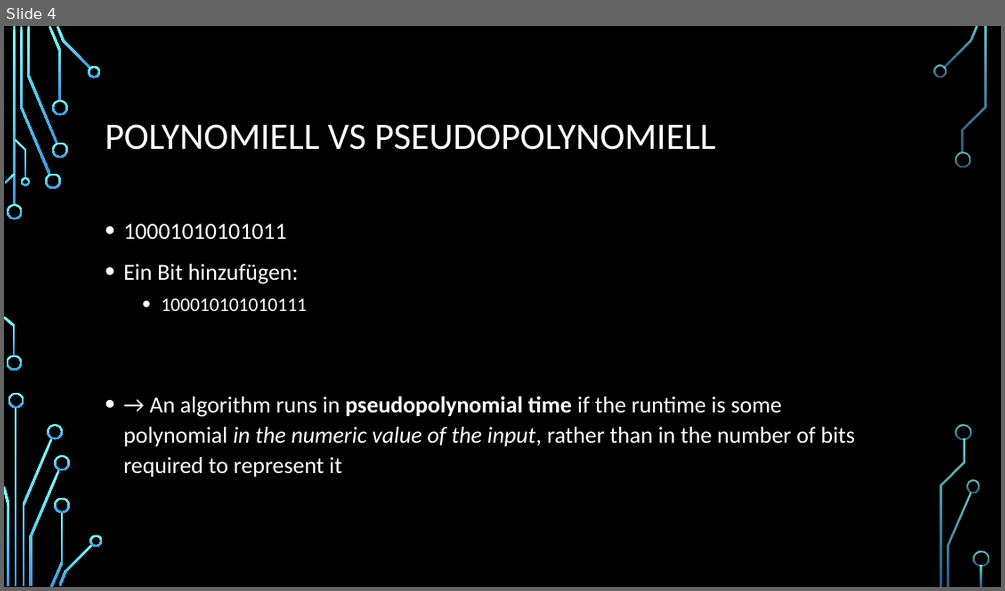
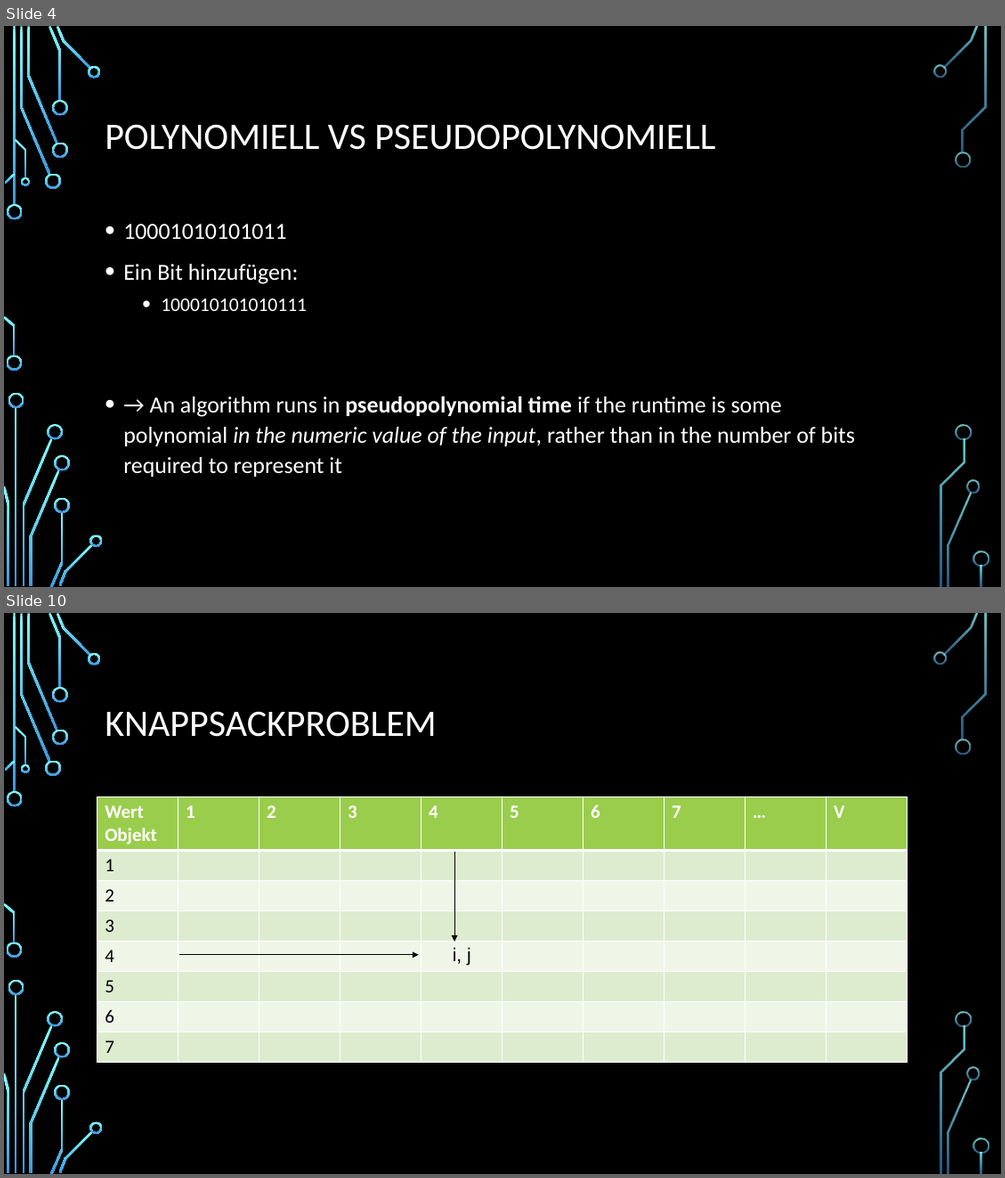
Before and after one commit to Seppl2202/Pseudopolynomielle-Algorithmen, a slide deck: Pseudopolynomielle Algorithmen.pptx. Shown one above the other, each under a label of ours: slide 4 before the commit, slides 4 and 10 after it; the slides between them are not shown. The pictures are 1005x591 and 1005x1178 pixels, drawn with LibreOffice and Linux fonts; fonts in the diff are those of the drawing; background and template pictures are left out. Boxes give left, top, right and bottom in pixels: in the first picture for what was removed or moved away, otherwise in the second. Text is boxed around its words. In the diff, an @@ line names an element or a change of style, - is before the commit and + after.

Commit message:
added knappsack table

```diff
--- a/Pseudopolynomielle Algorithmen.pptx
+++ b/Pseudopolynomielle Algorithmen.pptx
@@ slide 10 added at <box>4,613,1001,1174</box>, background picture (left out); not listed: 36 template elements that a slide beside it also shows @@
@@ title added at <box>105,711,436,737</box>, 36 pt, text #FFFFFF @@
+KNAPPSACKPROBLEM
@@ table added at <box>97,797,905,1062</box>, 8 rows, 10 columns @@
+Wert / Objekt | 1 | 2 | 3 | 4 | 5 | 6 | 7 | … | V
+1 |  |  |  |  |  |  |  |  | 
+2 |  |  |  |  |  |  |  |  | 
+3 |  |  |  |  |  |  |  |  | 
+4 |  |  |  | i, j |  |  |  |  | 
+5 |  |  |  |  |  |  |  |  | 
+6 |  |  |  |  |  |  |  |  | 
+7 |  |  |  |  |  |  |  |  | 
@@ arrow added from (455, 852) to (455, 941), #000000 0.75 pt @@
@@ arrow added from (179, 955) to (418, 955), #000000 0.75 pt @@
```
Also in this commit, not shown: 7 other slides added.
